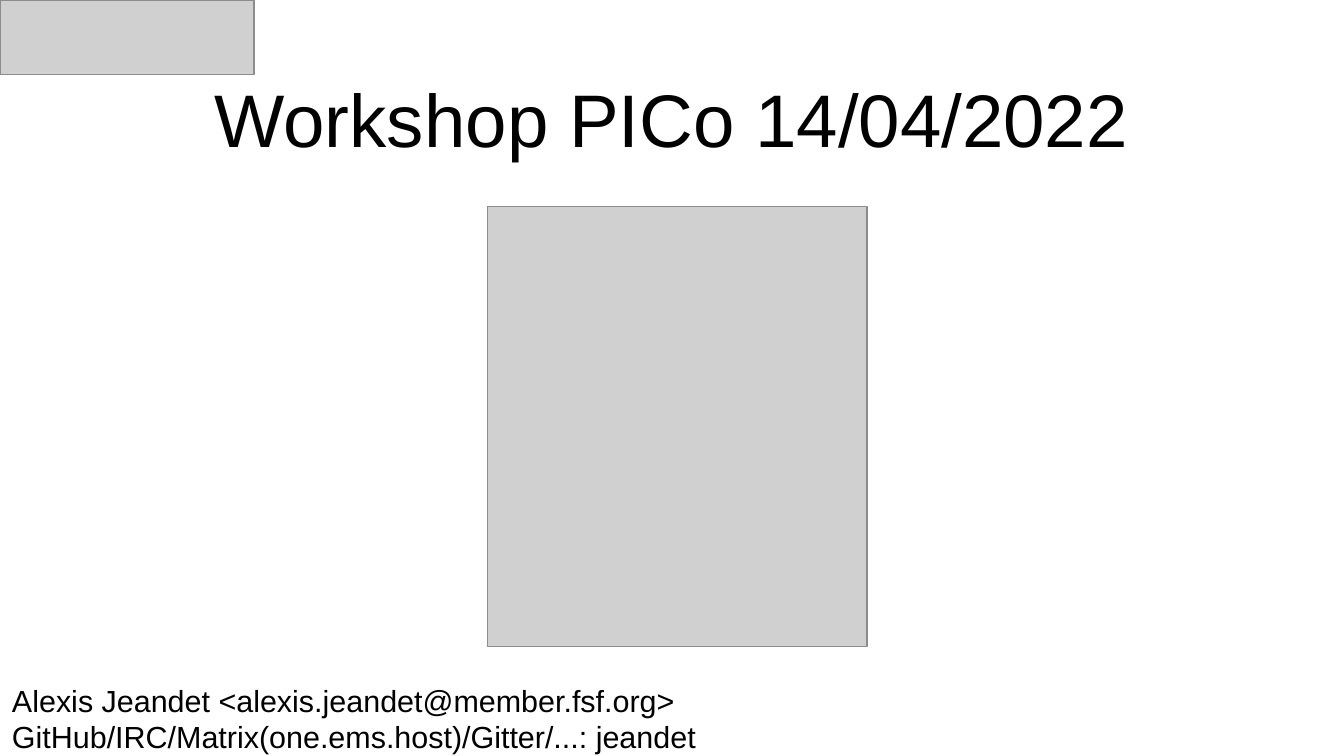
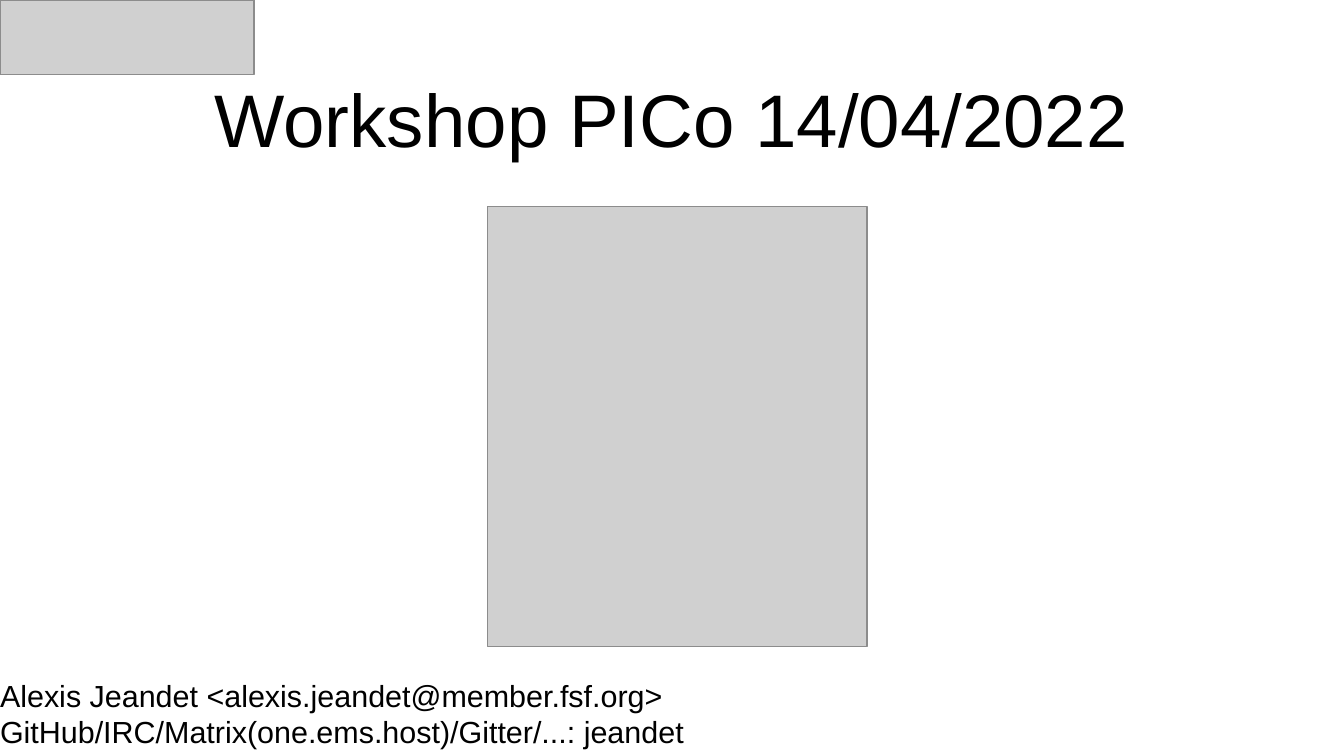
Before and after one commit to jeandet/PICo_Jupyter, a slide deck: slide 1 of PICoJupyter14042022Jeandet.odp. Drawn at 1344x756 pixels with LibreOffice and Linux fonts; fonts in the diff are those of the drawing; grey boxes stand for pictures. Boxes give left, top, right and bottom in pixels: in the first picture for what was removed or moved away, otherwise in the second. Text is boxed around its words. In the diff, an @@ line names an element or a change of style, - is before the commit and + after.

```diff
--- a/PICoJupyter14042022Jeandet.odp
+++ b/PICoJupyter14042022Jeandet.odp
@@ text "Alexis Jeandet <alexis.jeandet@member.fsf.org>": place and size @@
-text "Alexis Jeandet <alexis.jeandet@member.fsf.org>" at <box>12,690,696,754</box>
+text "Alexis Jeandet <alexis.jeandet@member.fsf.org>" at <box>0,685,684,749</box>
```
Also in this commit, not shown: 6 other slides changed, 7 slides added.
